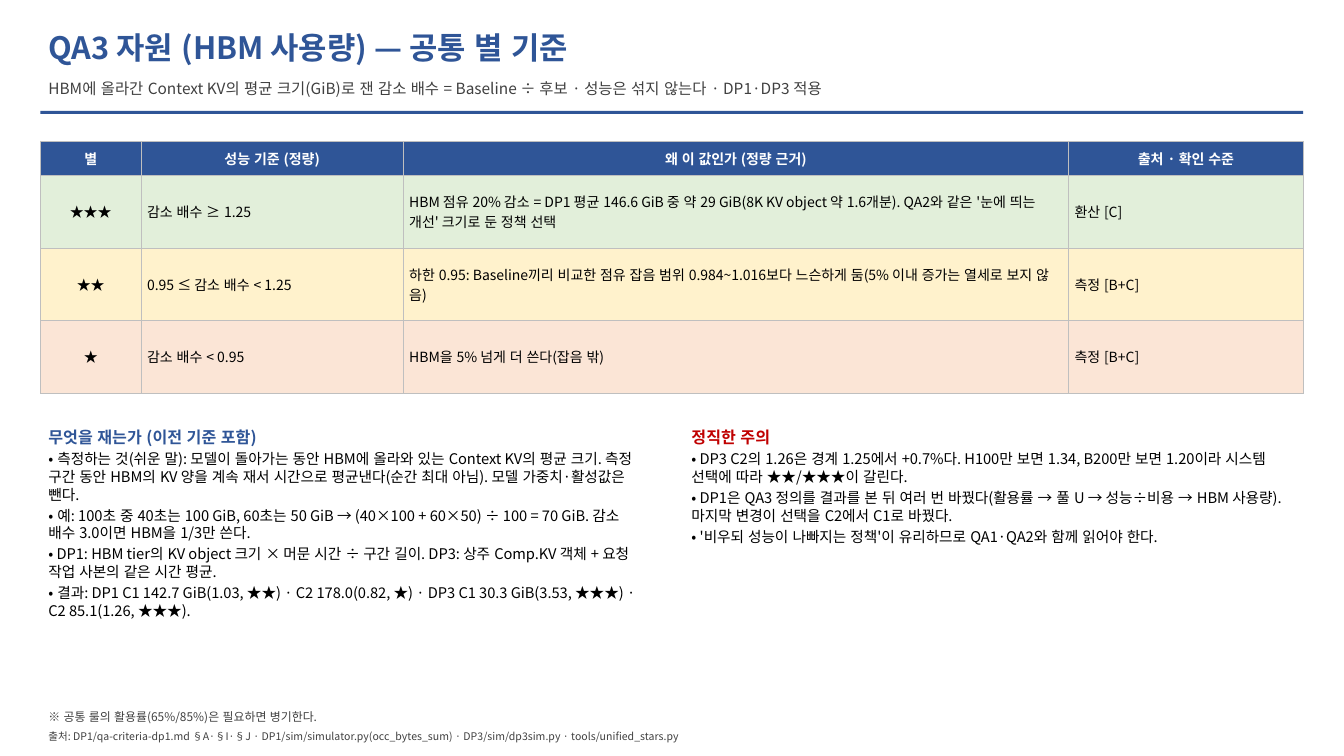
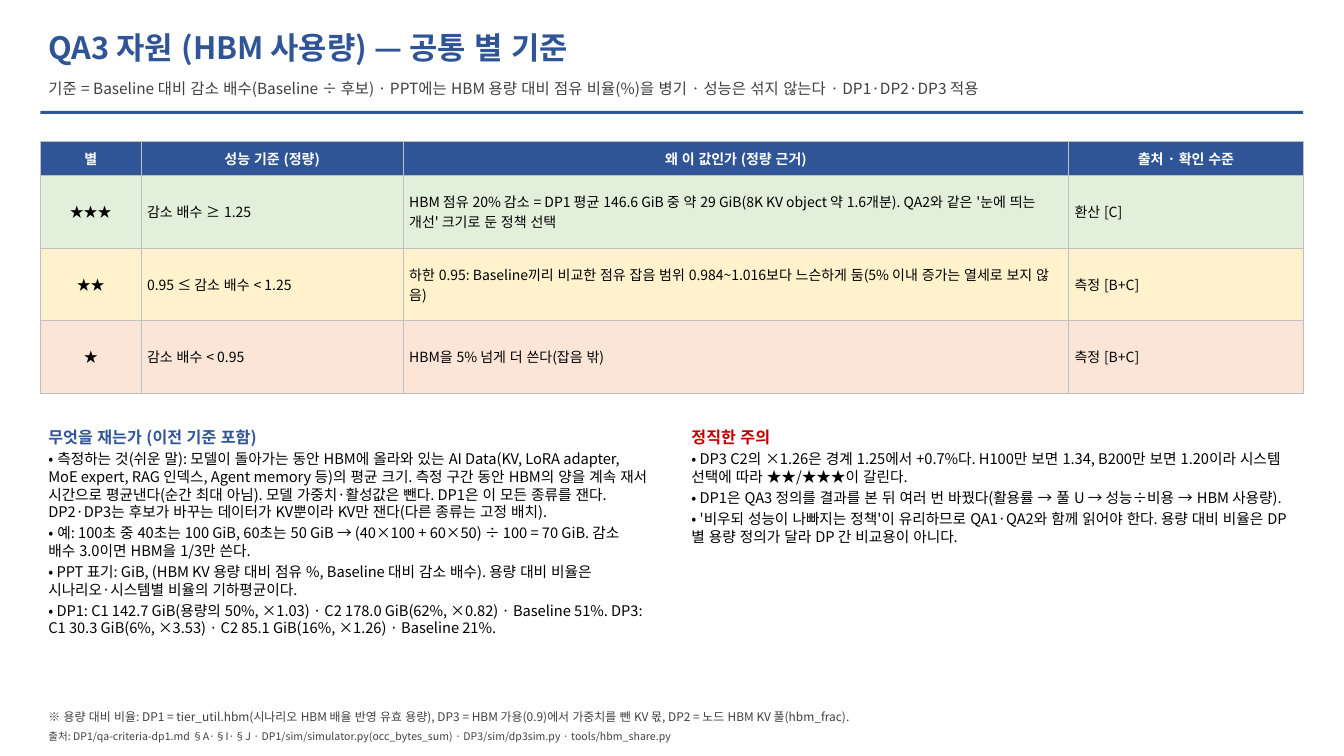
Before and after one commit to mkim0628/vllm, a slide deck: slide 15 of doc-mk/DP-overview-qa-unified.pptx. Drawn at 1344x756 pixels with LibreOffice and Linux fonts; fonts in the diff are those of the drawing. Boxes give left, top, right and bottom in pixels: in the first picture for what was removed or moved away, otherwise in the second. Text is boxed around its words. In the diff, an @@ line names an element or a change of style, - is before the commit and + after.

```diff
--- a/doc-mk/DP-overview-qa-unified.pptx
+++ b/doc-mk/DP-overview-qa-unified.pptx
@@ text at bbox=[48, 81, 978, 97]: text changed @@
-HBM에 올라간 Context KV의 평균 크기(GiB)로 잰 감소 배수 = Baseline ÷ 후보 · 성능은 섞지 않는다 · DP1·DP3 적용
+기준 = Baseline 대비 감소 배수(Baseline ÷ 후보) · PPT에는 HBM 용량 대비 점유 비율(%)을 병기 · 성능은 섞지 않는다 · DP1·DP2·DP3 적용
@@ text at bbox=[48, 452, 647, 520]: text changed @@
-• 측정하는 것(쉬운 말): 모델이 돌아가는 동안 HBM에 올라와 있는 Context KV의 평균 크기. 측정 구간 동안 HBM의 KV 양을 계속 재서 시간으로 평균낸다(순간 최대 아님). 모델 가중치·활성값은 뺀다.
+• 측정하는 것(쉬운 말): 모델이 돌아가는 동안 HBM에 올라와 있는 AI Data(KV, LoRA adapter, MoE expert, RAG 인덱스, Agent memory 등)의 평균 크기. 측정 구간 동안 HBM의 양을 계속 재서 시간으로 평균낸다(순간 최대 아님). 모델 가중치·활성값은 뺀다. DP1은 이 모든 종류를 잰다. DP2·DP3는 후보가 바꾸는 데이터가 KV뿐이라 KV만 잰다(다른 종류는 고정 배치).
@@ text at bbox=[691, 452, 1281, 543]: text changed @@
-• DP3 C2의 1.26은 경계 1.25에서 +0.7%다. H100만 보면 1.34, B200만 보면 1.20이라 시스템 선택에 따라 ★★/★★★이 갈린다.
-• DP1은 QA3 정의를 결과를 본 뒤 여러 번 바꿨다(활용률 → 풀 U → 성능÷비용 → HBM 사용량). 마지막 변경이 선택을 C2에서 C1로 바꿨다.
-• '비우되 성능이 나빠지는 정책'이 유리하므로 QA1·QA2와 함께 읽어야 한다.
+• DP3 C2의 ×1.26은 경계 1.25에서 +0.7%다. H100만 보면 1.34, B200만 보면 1.20이라 시스템 선택에 따라 ★★/★★★이 갈린다.
+• DP1은 QA3 정의를 결과를 본 뒤 여러 번 바꿨다(활용률 → 풀 U → 성능÷비용 → HBM 사용량).
+• '비우되 성능이 나빠지는 정책'이 유리하므로 QA1·QA2와 함께 읽어야 한다. 용량 대비 비율은 DP별 용량 정의가 달라 DP 간 비교용이 아니다.
@@ text at bbox=[48, 565, 642, 636]: text changed @@
-• DP1: HBM tier의 KV object 크기 × 머문 시간 ÷ 구간 길이. DP3: 상주 Comp.KV 객체 + 요청 작업 사본의 같은 시간 평균.
-• 결과: DP1 C1 142.7 GiB(1.03, ★★) · C2 178.0(0.82, ★) · DP3 C1 30.3 GiB(3.53, ★★★) · C2 85.1(1.26, ★★★).
+• PPT 표기: GiB, (HBM KV 용량 대비 점유 %, Baseline 대비 감소 배수). 용량 대비 비율은 시나리오·시스템별 비율의 기하평균이다.
+• DP1: C1 142.7 GiB(용량의 50%, ×1.03) · C2 178.0 GiB(62%, ×0.82) · Baseline 51%. DP3: C1 30.3 GiB(6%, ×3.53) · C2 85.1 GiB(16%, ×1.26) · Baseline 21%.
@@ text at bbox=[64, 711, 850, 723]: text changed @@
-※ 공통 룰의 활용률(65%/85%)은 필요하면 병기한다.
+※ 용량 대비 비율: DP1 = tier_util.hbm(시나리오 HBM 배율 반영 유효 용량), DP3 = HBM 가용(0.9)에서 가중치를 뺀 KV 몫, DP2 = 노드 HBM KV 풀(hbm_frac).
@@ text at bbox=[48, 731, 671, 743]: text changed @@
-출처: DP1/qa-criteria-dp1.md §A·§I·§J · DP1/sim/simulator.py(occ_bytes_sum) · DP3/sim/dp3sim.py · tools/unified_stars.py
+출처: DP1/qa-criteria-dp1.md §A·§I·§J · DP1/sim/simulator.py(occ_bytes_sum) · DP3/sim/dp3sim.py · tools/hbm_share.py
```
Also in this commit, not shown: 27 other slides changed, 1 slide added, 14 other files.
